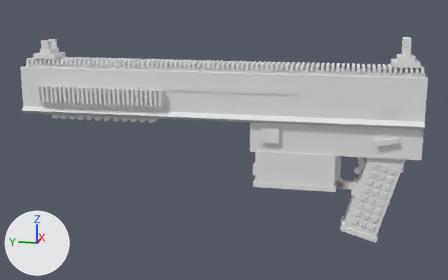
The OBJ model src/main/resources/assets/mareeletrica/models/block/paint_scar_body_0.obj: old version first, new version second.
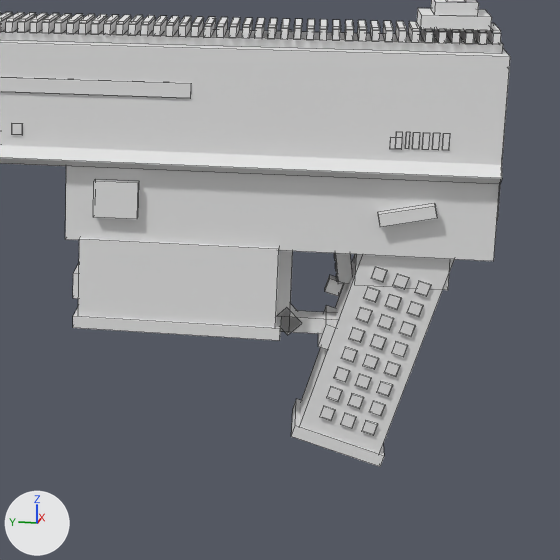
There are two pictures of each version: one whole from a 50 mm camera at (-2.345, -0.547, 1.09) aimed at (0.501, 0.022, 0.379), one close up on the part from 50% to 100% of the width and 20% to 100% of the height. Lighting does not change. The marker at lower left points along +X, +Y and +Z. The older version's two pictures come first. The close-ups show mesh edges as thin lines. Where no turn or scale is listed for an object, it has been applied to the vertices. Vertices at exactly the same position are counted once.

Objects in the first close-up: 'paint_scar_body_0'.
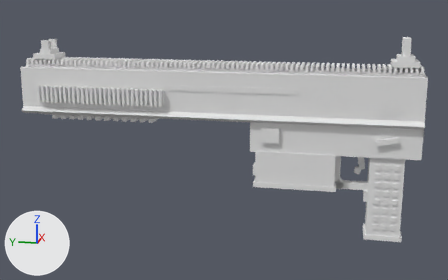
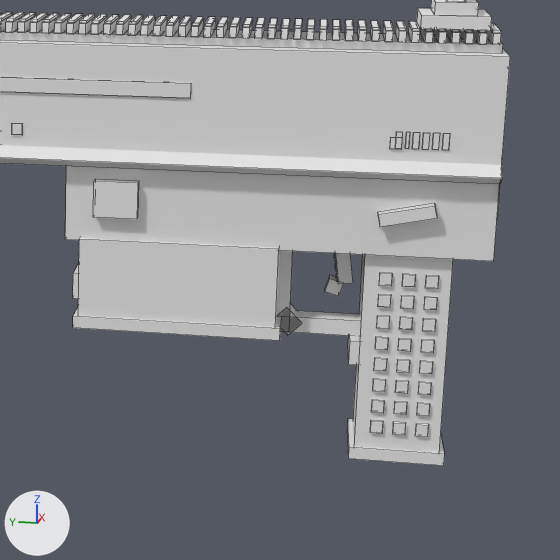
Patch to the scene script:
```diff
--- a/src/main/resources/assets/mareeletrica/models/block/paint_scar_body_0.obj.py
+++ b/src/main/resources/assets/mareeletrica/models/block/paint_scar_body_0.obj.py
@@ me_paint_scar_body_0 @@
-me_paint_scar_body_0.from_pydata(...)  # 2826 vertices, 2112 faces; spans x 0.37..0.63, y -0.88..1.01, z -0.06..0.88
+me_paint_scar_body_0.from_pydata(...)  # 2818 vertices, 2106 faces; spans x 0.37..0.63, y -0.88..1.01, z -0.05..0.88
+# me_paint_scar_body_0 part 1: the loose piece of 8 vertices spanning x 0.43..0.57, y -0.83..-0.56, z -0.04..0.42 is turned -16 degrees about the x axis through its middle and scaled by 0.907, then moved by (0.0, -0.05, -0.03)
+# me_paint_scar_body_0 part 2: the loose piece of 8 vertices spanning x 0.43..0.57, y -0.72..-0.55, z -0.06..0.01 is turned -16 degrees about the x axis through its middle, then moved by (0.0, -0.11, -0.01)
+# me_paint_scar_body_0 part 3: the loose piece of 8 vertices spanning x 0.44..0.56, y -0.63..-0.59, z 0.16..0.21 is moved by (0.0, -0.05, -0.03)
+# me_paint_scar_body_0 part 4: the loose piece of 8 vertices spanning x 0.43, y -0.7..-0.67, z 0.0..0.03 is moved by (0.0, -0.09, 0.0)
+# me_paint_scar_body_0 part 5: the loose piece of 8 vertices spanning x 0.43, y -0.72..-0.7, z 0.08..0.11 is moved by (0.0, -0.07, -0.03)
+# me_paint_scar_body_0 part 6: the loose piece of 8 vertices spanning x 0.43, y -0.76..-0.73, z 0.2..0.22 is moved by (0.0, -0.04, -0.11)
+# me_paint_scar_body_0 part 7: the loose piece of 8 vertices spanning x 0.43, y -0.77..-0.74, z 0.24..0.26 is moved by (0.0, -0.03, -0.11)
+# me_paint_scar_body_0 part 8: the loose piece of 8 vertices spanning x 0.43, y -0.78..-0.75, z 0.28..0.3 is moved by (0.0, -0.02, -0.11)
+# me_paint_scar_body_0 part 9: the loose piece of 8 vertices spanning x 0.43, y -0.68..-0.65, z 0.22..0.25 is moved by (0.0, -0.12, -0.01)
+# me_paint_scar_body_0 part 10: the loose piece of 8 vertices spanning x 0.43, y -0.69..-0.66, z 0.26..0.29 is moved by (0.0, -0.1, -0.01)
+# me_paint_scar_body_0 part 11: the loose piece of 8 vertices spanning x 0.43, y -0.7..-0.67, z 0.3..0.33 is moved by (0.0, -0.09, -0.01)
+# me_paint_scar_body_0 part 12: the loose piece of 8 vertices spanning x 0.43, y -0.66..-0.64, z 0.01..0.04 is moved by (0.0, -0.09, -0.01)
+# me_paint_scar_body_0 part 13: the loose piece of 8 vertices spanning x 0.43, y -0.67..-0.65, z 0.05..0.08 is moved by (0.0, -0.08, -0.01)
+# me_paint_scar_body_0 part 14: the loose piece of 8 vertices spanning x 0.43, y -0.65..-0.62, z 0.1..0.13 is moved by (0.0, -0.11, -0.02)
+# me_paint_scar_body_0 part 15: the loose piece of 8 vertices spanning x 0.43, y -0.66..-0.63, z 0.14..0.17 is moved by (0.0, -0.1, -0.01)
+# me_paint_scar_body_0 part 16: the loose piece of 8 vertices spanning x 0.43, y -0.67..-0.64, z 0.18..0.21 is moved by (0.0, -0.09, 0.03)
+# me_paint_scar_body_0 part 17: the loose piece of 8 vertices spanning x 0.43, y -0.62..-0.6, z 0.02..0.05 is deleted
+# me_paint_scar_body_0 part 18: the loose piece of 8 vertices spanning x 0.43, y -0.64..-0.61, z 0.06..0.09 is deleted
+# me_paint_scar_body_0 part 19: 20 vertices moved from x 0.43..0.57, y -0.73..-0.7, z 0.04..0.24 to x 0.43..0.57, y -0.73..-0.69, z 0.05..0.23; 80 vertices removed from x 0.43..0.57, y -0.81..-0.65, z 0.09..0.36; 96 vertices added at x 0.43..0.57, y -0.75..-0.69, z 0.01..0.31
+# other edits to the shape of me_paint_scar_body_0 do not show in these pictures
 me_paint_scar_body_0.materials.append(mat_paint)
```

Pixel boxes [x1, y1, x2, y2] of what changed, in the close-ups (560 x 560 px; the box of a moved part takes in the faces that stretch with it):
'paint_scar_body_0', reshaped: before [0, 0, 510, 467]; after [0, 0, 510, 466]
part 1 of me_paint_scar_body_0, moved or reshaped: before [300, 255, 455, 454]; after [353, 255, 453, 453]
part 2 of me_paint_scar_body_0, moved or reshaped: before [291, 399, 384, 467]; after [347, 419, 445, 466]
part 3 of me_paint_scar_body_0, moved or reshaped: before [318, 305, 336, 350]; after [348, 335, 360, 365]
part 4 of me_paint_scar_body_0, moved or reshaped: before [362, 420, 378, 436]; after [415, 424, 429, 437]
part 5 of me_paint_scar_body_0, moved or reshaped: before [377, 381, 393, 397]; after [417, 403, 430, 416]
part 6 of me_paint_scar_body_0, moved or reshaped: before [399, 321, 416, 337]; after [418, 382, 432, 395]
part 7 of me_paint_scar_body_0, moved or reshaped: before [407, 301, 423, 317]; after [419, 361, 433, 374]
part 8 of me_paint_scar_body_0, moved or reshaped: before [415, 281, 431, 297]; after [421, 340, 435, 353]
part 9 of me_paint_scar_body_0, moved or reshaped: before [356, 307, 372, 323]; after [422, 318, 436, 332]
part 10 of me_paint_scar_body_0, moved or reshaped: before [364, 287, 380, 303]; after [424, 297, 438, 310]
part 11 of me_paint_scar_body_0, moved or reshaped: before [371, 267, 387, 282]; after [425, 275, 439, 289]
part 12 of me_paint_scar_body_0, moved or reshaped: before [341, 413, 356, 428]; after [393, 422, 406, 435]
part 13 of me_paint_scar_body_0, moved or reshaped: before [348, 394, 364, 409]; after [394, 401, 407, 415]
part 14 of me_paint_scar_body_0, moved or reshaped: before [334, 367, 350, 382]; after [395, 380, 409, 394]
part 15 of me_paint_scar_body_0, moved or reshaped: before [341, 347, 357, 363]; after [397, 359, 410, 373]
part 16 of me_paint_scar_body_0, moved or reshaped: before [349, 327, 365, 343]; after [399, 317, 413, 330]
part 17 of me_paint_scar_body_0, deleted: before [320, 406, 335, 421]
part 18 of me_paint_scar_body_0, deleted: before [327, 387, 342, 402]
part 19 of me_paint_scar_body_0, moved or reshaped: before [354, 254, 449, 416]; after [370, 273, 416, 434]
